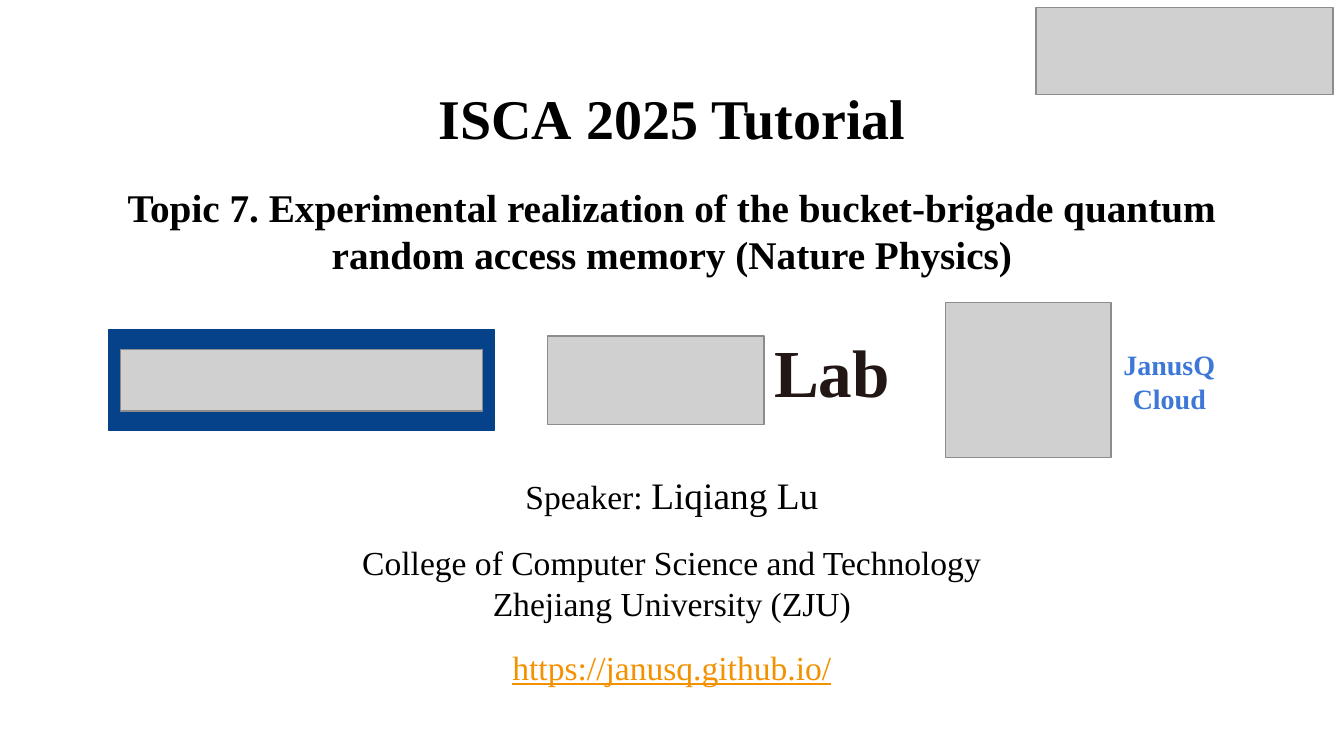
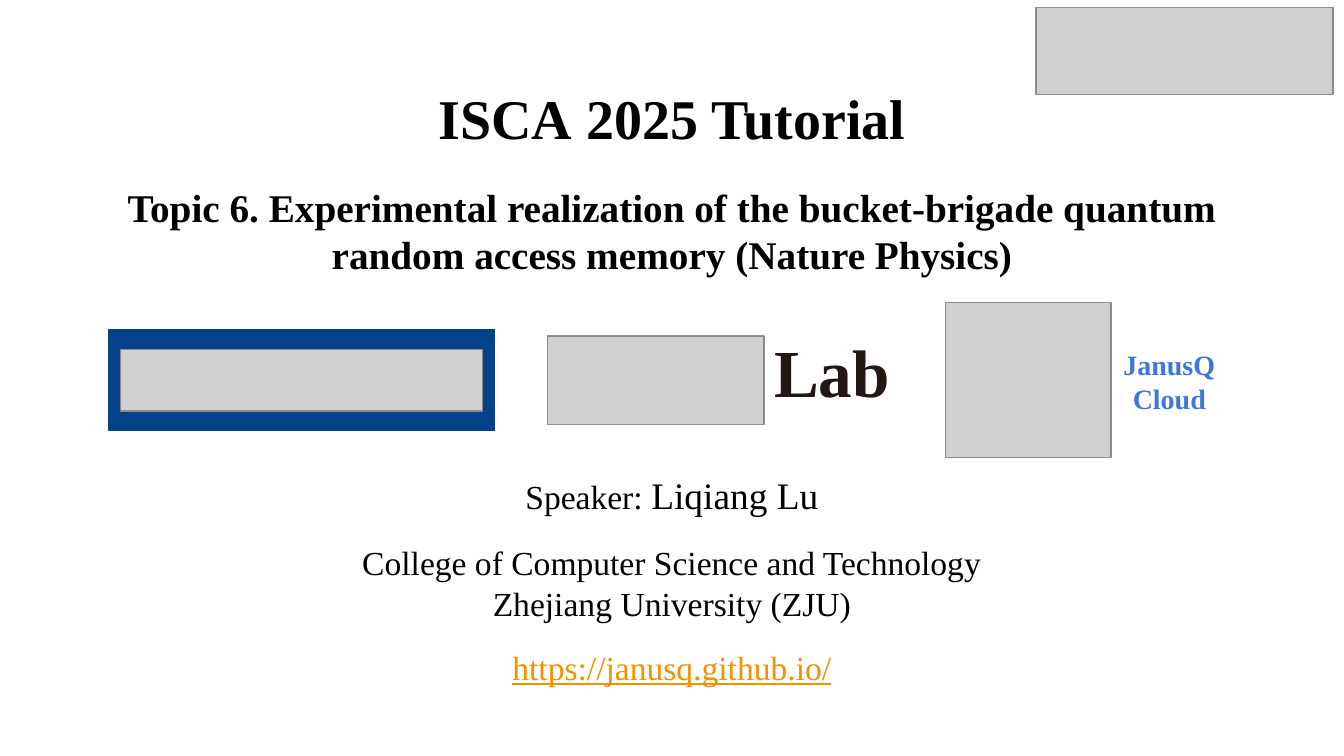
Before and after one commit to JanusQ/Janus4, a slide deck: slide 1 of 6-EXP-QRAM/pptx/QRAM-tutorial.pptx. Drawn at 1344x756 pixels with LibreOffice and Linux fonts; fonts in the diff are those of the drawing; grey boxes stand for pictures. Boxes give left, top, right and bottom in pixels: in the first picture for what was removed or moved away, otherwise in the second. Text is boxed around its words. In the diff, an @@ line names an element or a change of style, - is before the commit and + after.

Commit message:
modify pptx

```diff
--- a/6-EXP-QRAM/pptx/QRAM-tutorial.pptx
+++ b/6-EXP-QRAM/pptx/QRAM-tutorial.pptx
@@ text at [128, 194, 1215, 277]: text changed @@
-Topic 7. Experimental realization of the bucket-brigade quantum random access memory (Nature Physics)
+Topic 6. Experimental realization of the bucket-brigade quantum random access memory (Nature Physics)
```
Also in this commit, not shown: 2 other files.
